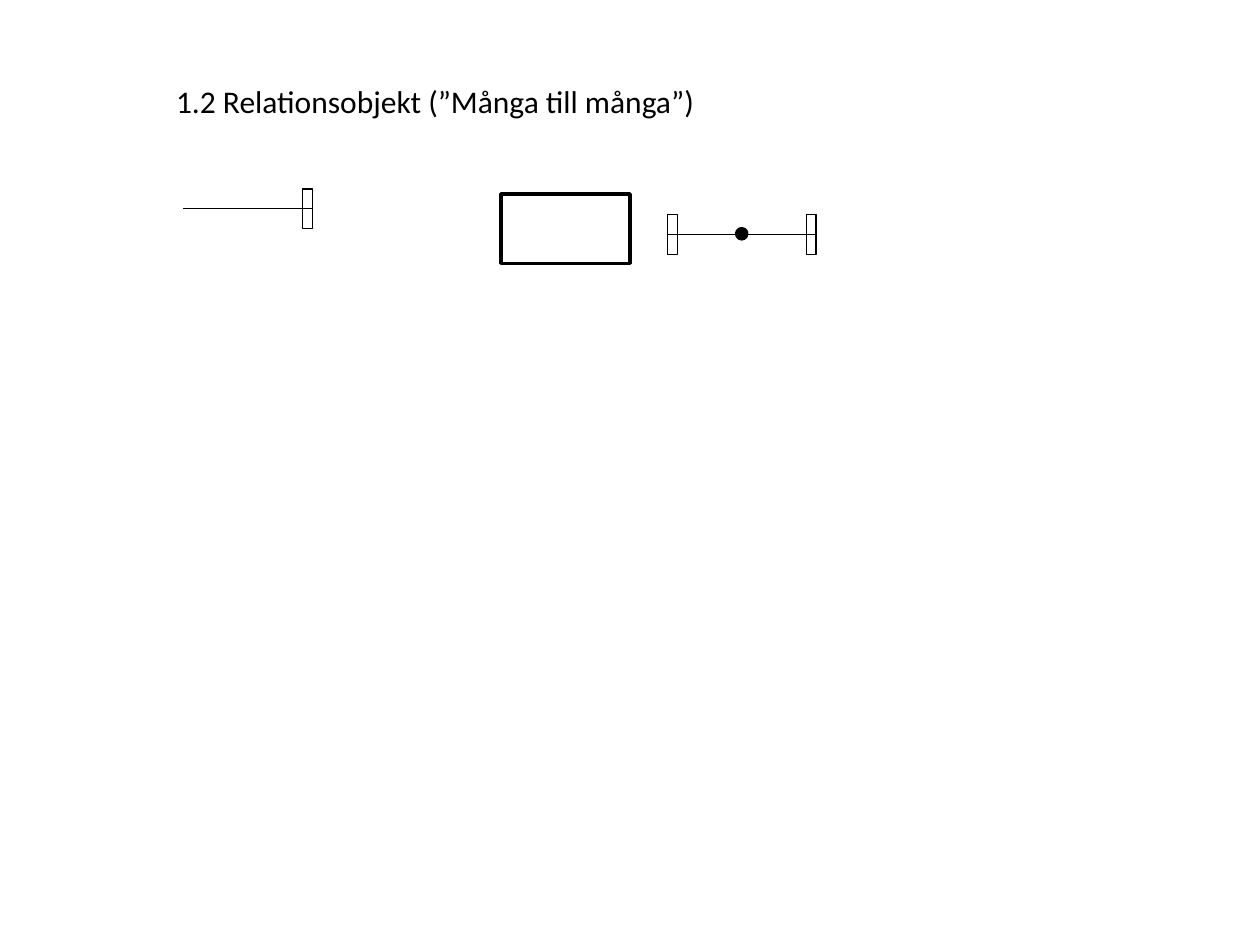
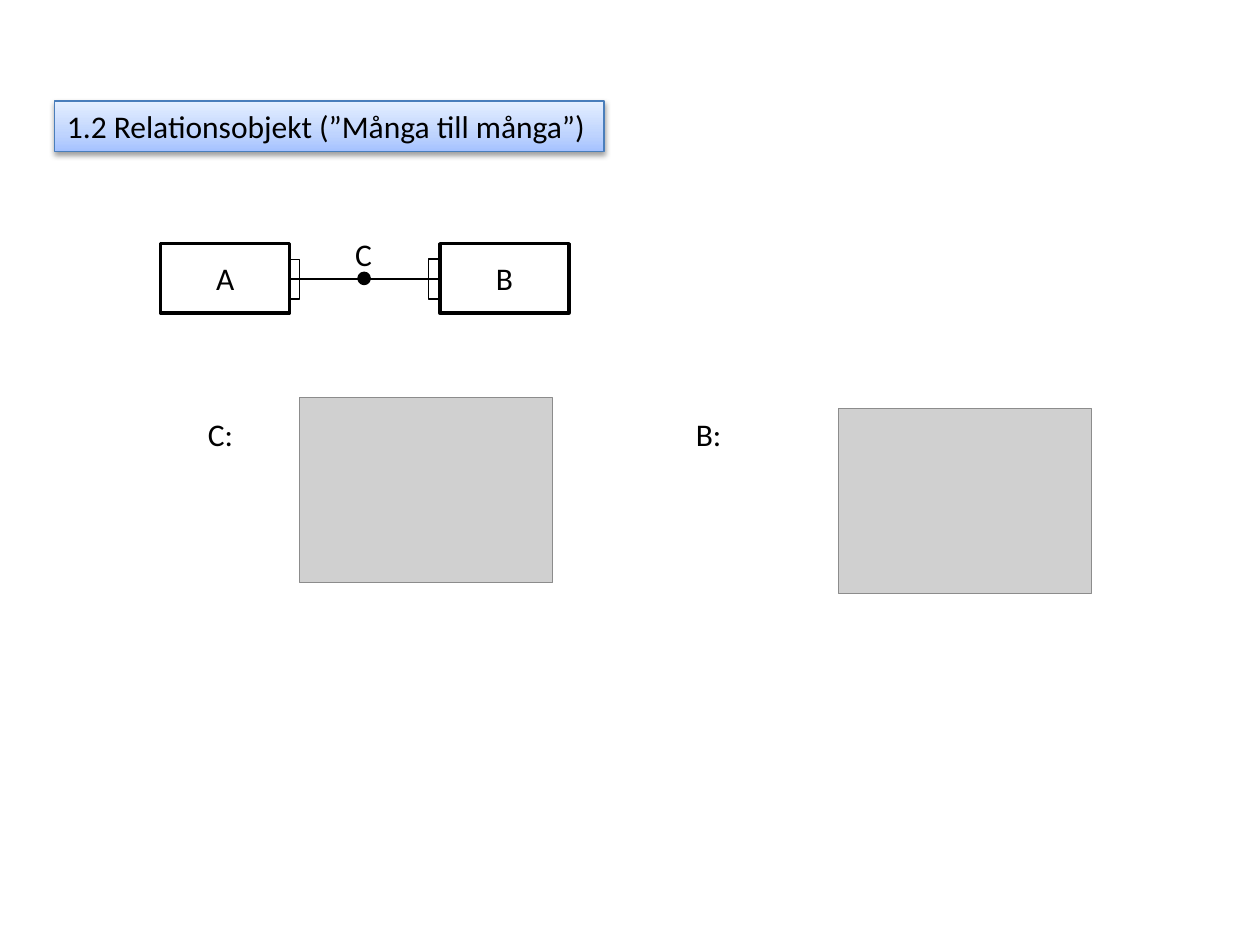
Before and after one commit to ed222an/Databasteknik, a slide deck: slide 3 of Labb 1/Laboration1.pptx. Drawn at 1260x945 pixels with LibreOffice and Linux fonts; fonts in the diff are those of the drawing; grey boxes stand for pictures. Boxes give left, top, right and bottom in pixels: in the first picture for what was removed or moved away, otherwise in the second. Text is boxed around its words. In the diff, an @@ line names an element or a change of style, - is before the commit and + after.

```diff
--- a/Labb 1/Laboration1.pptx
+++ b/Labb 1/Laboration1.pptx
@@ rectangle "1.2 Relationsobjekt (”Många till många”)": place and size @@
-rectangle "1.2 Relationsobjekt (”Många till många”)" at bbox=[176, 90, 694, 119]
+rectangle "1.2 Relationsobjekt (”Många till många”)" at bbox=[54, 101, 604, 151]
@@ rectangle "1.2 Relationsobjekt (”Många till många”)" at bbox=[54, 101, 604, 151]: fill none to gradient #A4C4FF to #BFD4FF to #E6EEFF; outline none to #4B7EBC 0.75 pt; shadow on @@
@@ line removed from (184, 209) to (312, 209) @@
@@ rectangle removed at bbox=[302, 189, 312, 229] @@
@@ rectangle removed at bbox=[501, 194, 630, 263] @@
@@ rectangle added at bbox=[160, 243, 289, 312], outline #000000 2 pt, 18 pt, text #000000 @@
+A
@@ 2 rectangles, 1 line, 1 ellipse: place and size @@
-2 rectangles, 1 line, 1 ellipse at bbox=[668, 214, 816, 255]
+2 rectangles, 1 line, 1 ellipse at bbox=[290, 260, 438, 300]
@@ text added at bbox=[355, 245, 372, 274], 18 pt, text #000000 @@
+C
@@ rectangle added at bbox=[440, 243, 568, 312], outline #000000 2 pt, 18 pt, text #000000 @@
+B
@@ line moved from (687, 234) - (816, 234) to (310, 278) - (438, 278) @@
@@ picture added at bbox=[300, 398, 553, 583] @@
@@ picture added at bbox=[838, 408, 1091, 593] @@
@@ text added at bbox=[208, 425, 233, 447], 18 pt, text #000000 @@
+C:
@@ text added at bbox=[696, 425, 722, 446], 18 pt, text #000000 @@
+B:
```
Also in this commit, not shown: 5 other slides changed, 1 slide added.
